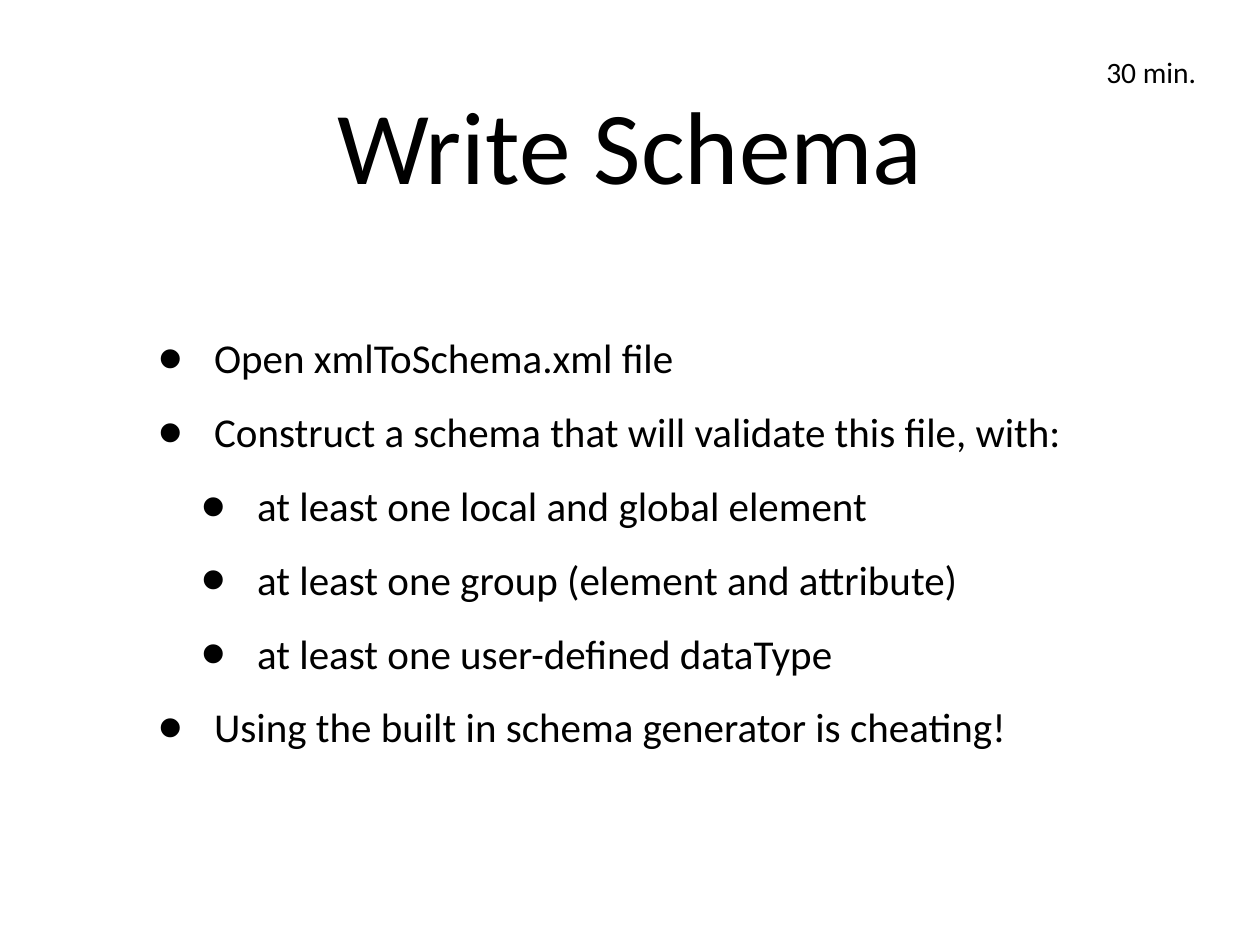
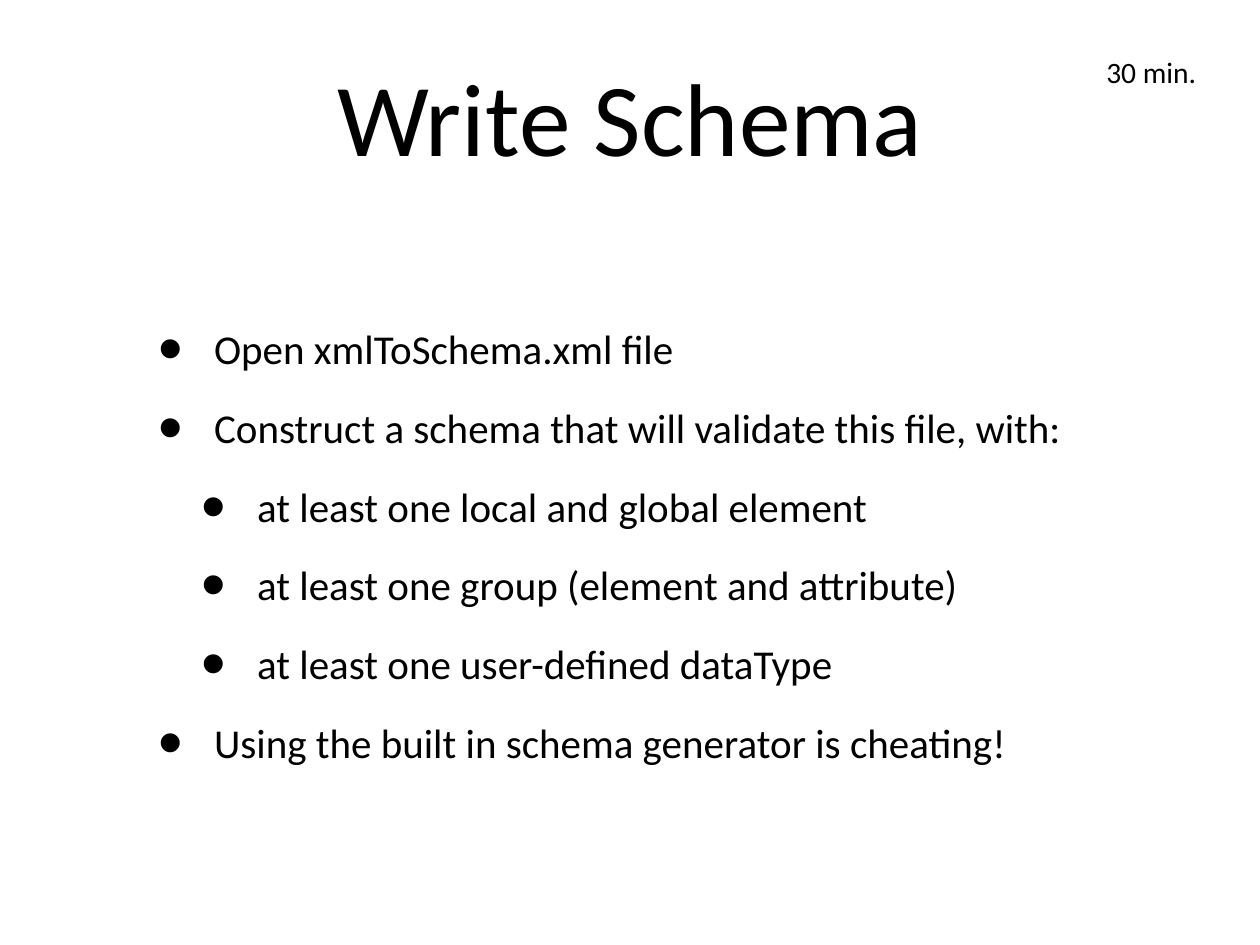
Before and after one commit to tathougies/zynx-se-bootcamp, a slide deck: slide 27 of xml/xml-schema-xpath.ppt (slide 26 before the commit). Drawn at 1260x945 pixels with LibreOffice and Linux fonts; fonts in the diff are those of the drawing. Boxes give left, top, right and bottom in pixels: in the first picture for what was removed or moved away, otherwise in the second. Text is boxed around its words. In the diff, an @@ line names an element or a change of style, - is before the commit and + after.

```diff
--- a/xml/xml-schema-xpath.ppt
+++ b/xml/xml-schema-xpath.ppt
@@ title "Write Schema": place and size @@
-title "Write Schema" at [337, 112, 923, 185]
+title "Write Schema" at [337, 84, 923, 157]
@@ text "Open xmlToSchema.xml file" at [214, 335, 1061, 765]: line spacing 0.9 to 1 @@
```
Also in this commit, not shown: 20 other slides changed, 1 slide added.
